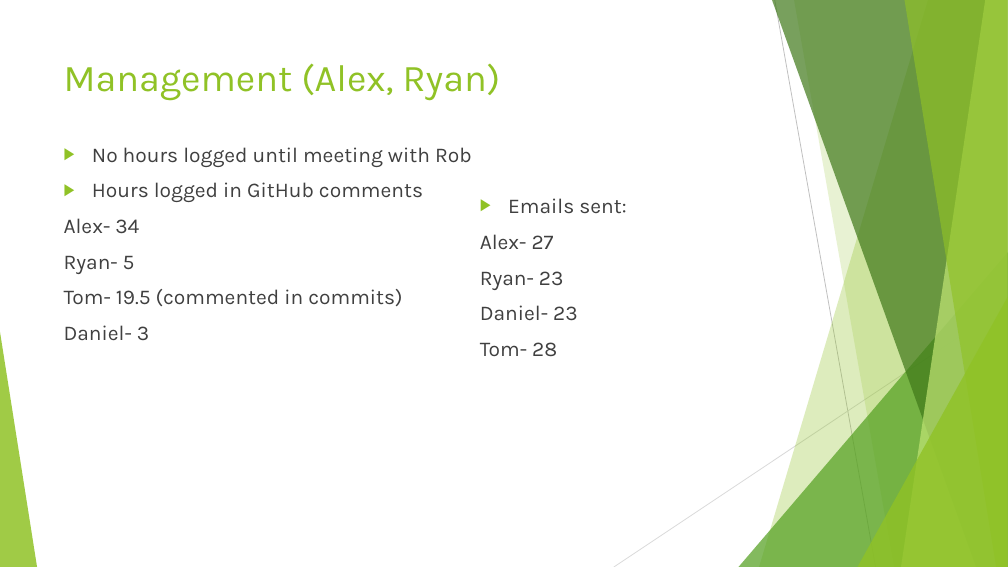
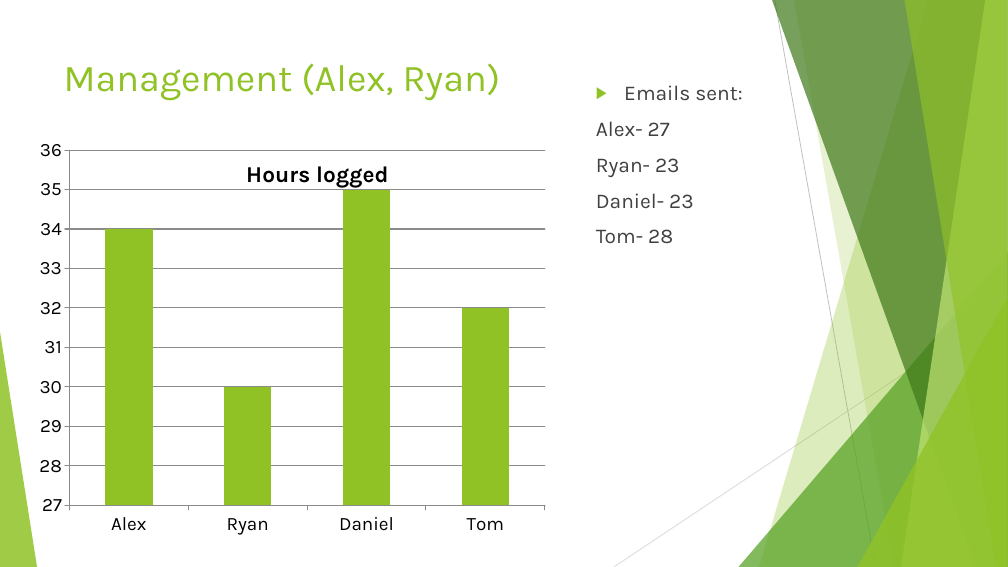
Before and after one commit to UoSGamesGroups/first-semester-l4-5-group-14, a slide deck: slide 7 of Management/Presentations/FINAL GROUP PRESENTATION.pptx (slide 6 before the commit). Drawn at 1008x567 pixels with LibreOffice and Linux fonts; fonts in the diff are those of the drawing. Boxes give left, top, right and bottom in pixels: in the first picture for what was removed or moved away, otherwise in the second. Text is boxed around its words. In the diff, an @@ line names an element or a change of style, - is before the commit and + after.

Commit message:
updated presentation

```diff
--- a/Management/Presentations/FINAL GROUP PRESENTATION.pptx
+++ b/Management/Presentations/FINAL GROUP PRESENTATION.pptx
@@ text "Emails sent:": place and size @@
-text "Emails sent:" at bbox=[480, 198, 626, 357]
+text "Emails sent:" at bbox=[596, 85, 742, 244]
@@ column chart added at bbox=[31, 139, 703, 567] @@
+title "Hours logged"
+categories: Alex, Ryan, Daniel, Tom
+Hours logged: 34, 30, 35, 32
@@ text removed at bbox=[64, 147, 472, 340] @@
-▶ No hours logged until meeting with Rob
-▶ Hours logged in GitHub comments
-Alex- 34
-Ryan- 5
-Tom- 19.5 (commented in commits)
-Daniel- 3
```
Also in this commit, not shown: 1 other slide changed, 2 slides added.
